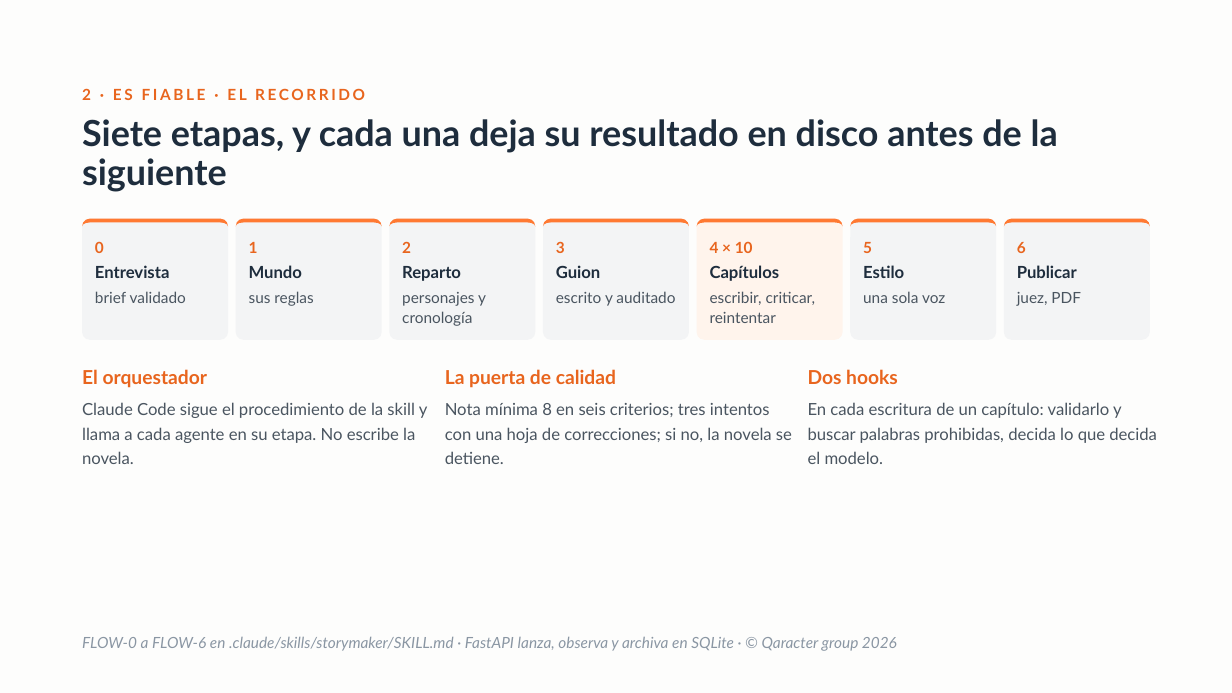
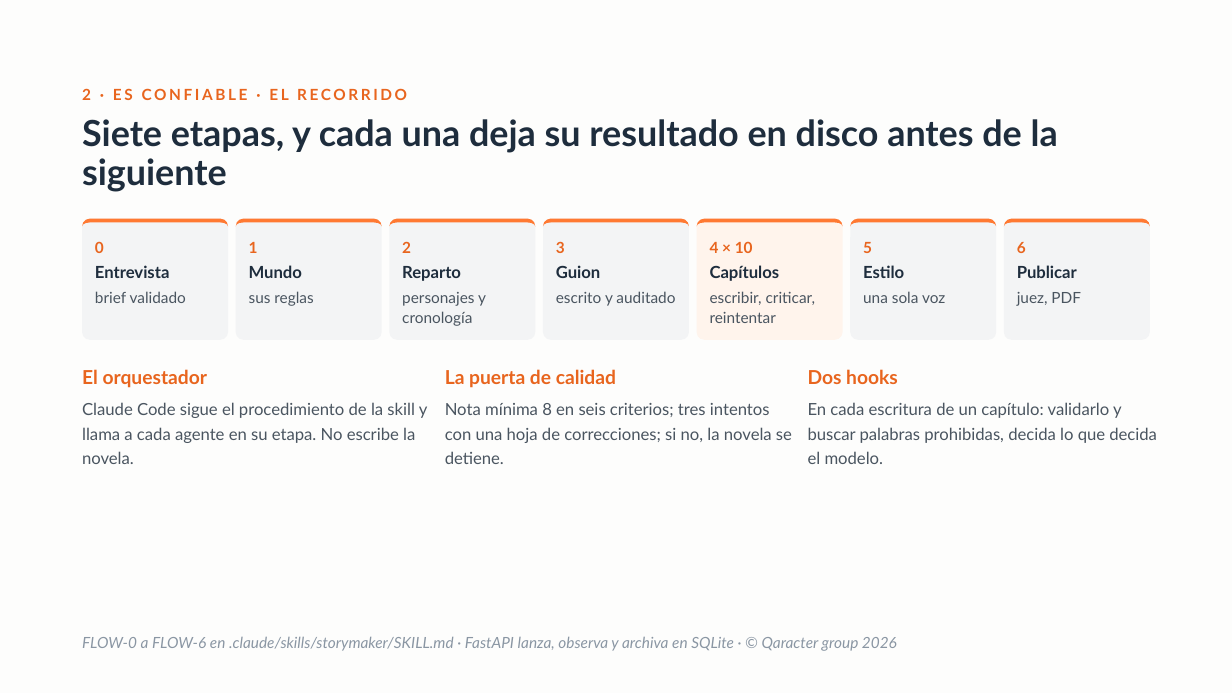
Before and after one commit to davidcalham12/My-story, a slide deck: slide 8 of presentacion/storymaker-deck.pptx. Drawn at 1232x693 pixels with LibreOffice and Linux fonts; fonts in the diff are those of the drawing. Boxes give left, top, right and bottom in pixels: in the first picture for what was removed or moved away, otherwise in the second. Text is boxed around its words. In the diff, an @@ line names an element or a change of style, - is before the commit and + after.

```diff
--- a/presentacion/storymaker-deck.pptx
+++ b/presentacion/storymaker-deck.pptx
@@ text at (82, 88, 407, 100): text changed @@
-2 · ES FIABLE · EL RECORRIDO
+2 · ES CONFIABLE · EL RECORRIDO
```
Also in this commit, not shown: 9 other slides changed, 1 slide added, 1 other file.
